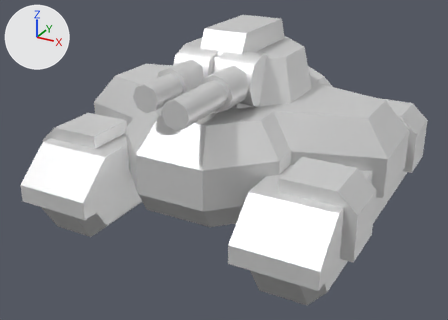
The glTF model glb/corseal.glb: old version first, new version second.
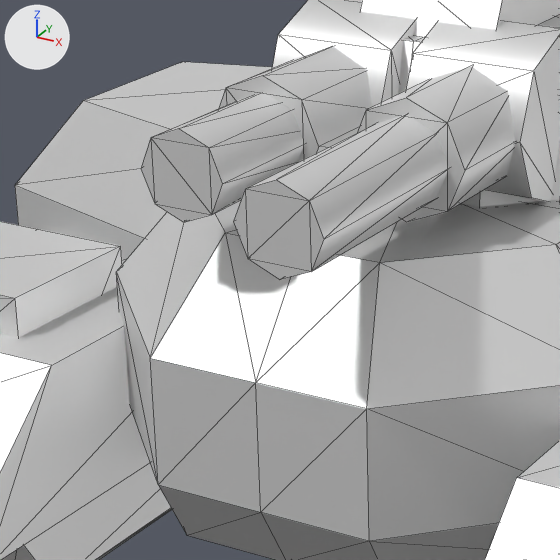
There are two pictures of each version: one whole from a 50 mm camera at (26.3, -51.7, 29.8) aimed at (-0.8, -2.5, 5.1), one close up on the part from 20% to 58% of the width and 14% to 68% of the height. Arrows for +X, +Y and +Z are at upper left; the lights stay in place. The first two pictures are the older version. The close-ups show mesh edges as thin lines.

Before the edit, the objects in view are built like this:
```python
me_barrel1 = bpy.data.meshes.new('barrel1')
me_barrel1.from_pydata(...)  # 16 vertices, 22 faces; spans x -1.29..1.16, y -6.01..0.01, z -1.2..1.21
me_barrel1.materials.append(mat_s3o_default)  # white #e7e7e7
me_barrel2 = bpy.data.meshes.new('barrel2')
me_barrel2.from_pydata(...)  # 16 vertices, 22 faces; spans x -1.36..1.09, y -6.01..0.01, z -1.09..1.32
me_barrel2.materials.append(mat_s3o_default)  # white #e7e7e7
me_turret = bpy.data.meshes.new('turret')
me_turret.from_pydata(...)  # 33 vertices, 46 faces; spans x -6.05..6.05, y -6.11..6.11, z 0.05..6.16
me_turret.materials.append(mat_s3o_default)  # white #e7e7e7
ob_barrel1 = bpy.data.objects.new('barrel1', me_barrel1)
ob_barrel1.parent = ob_sleeve
ob_barrel1.location = (-2.384, -2.989, 0.0)
ob_barrel2 = bpy.data.objects.new('barrel2', me_barrel2)
ob_barrel2.parent = ob_sleeve
ob_barrel2.location = (1.93, -5.175, -0.112)
ob_turret = bpy.data.objects.new('turret', me_turret)
ob_turret.parent = ob_base
ob_turret.location = (0.0, 0.0, 12.05)
# also in view: 'base' at (0.0, 0.0, 6.1); 'sleeve' at (0.0, -5.5, 14.3)
```
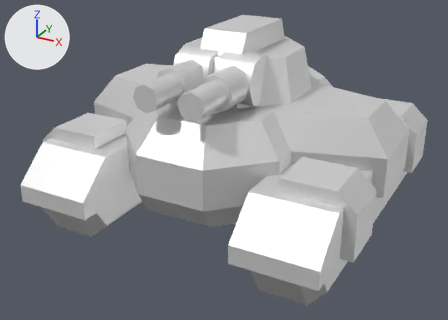
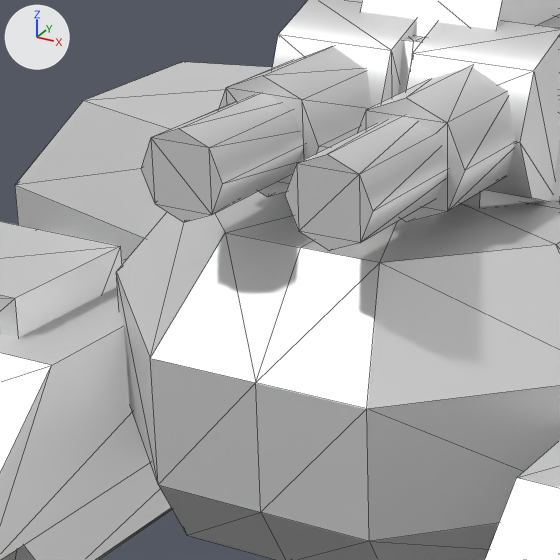
Scene script edits in JSON lines:
```json
{"op": "set", "path": "ob_barrel2.location", "old": "(1.93, -5.175, -0.112)", "new": "(1.93, -2.989, -0.112)"}
```

Boxes (x1, y1, x2, y2) around the edits, measured in the close-ups (560 x 560 px):
```json
{"object": "barrel2", "change": "moved", "before": [234, 115, 449, 279], "after": [285, 115, 449, 251]}
```
